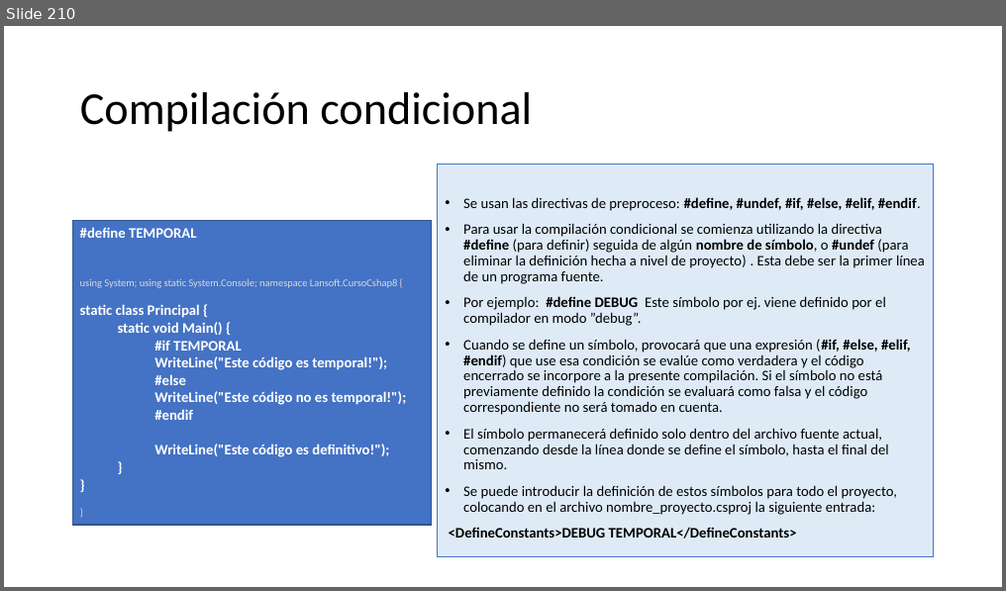
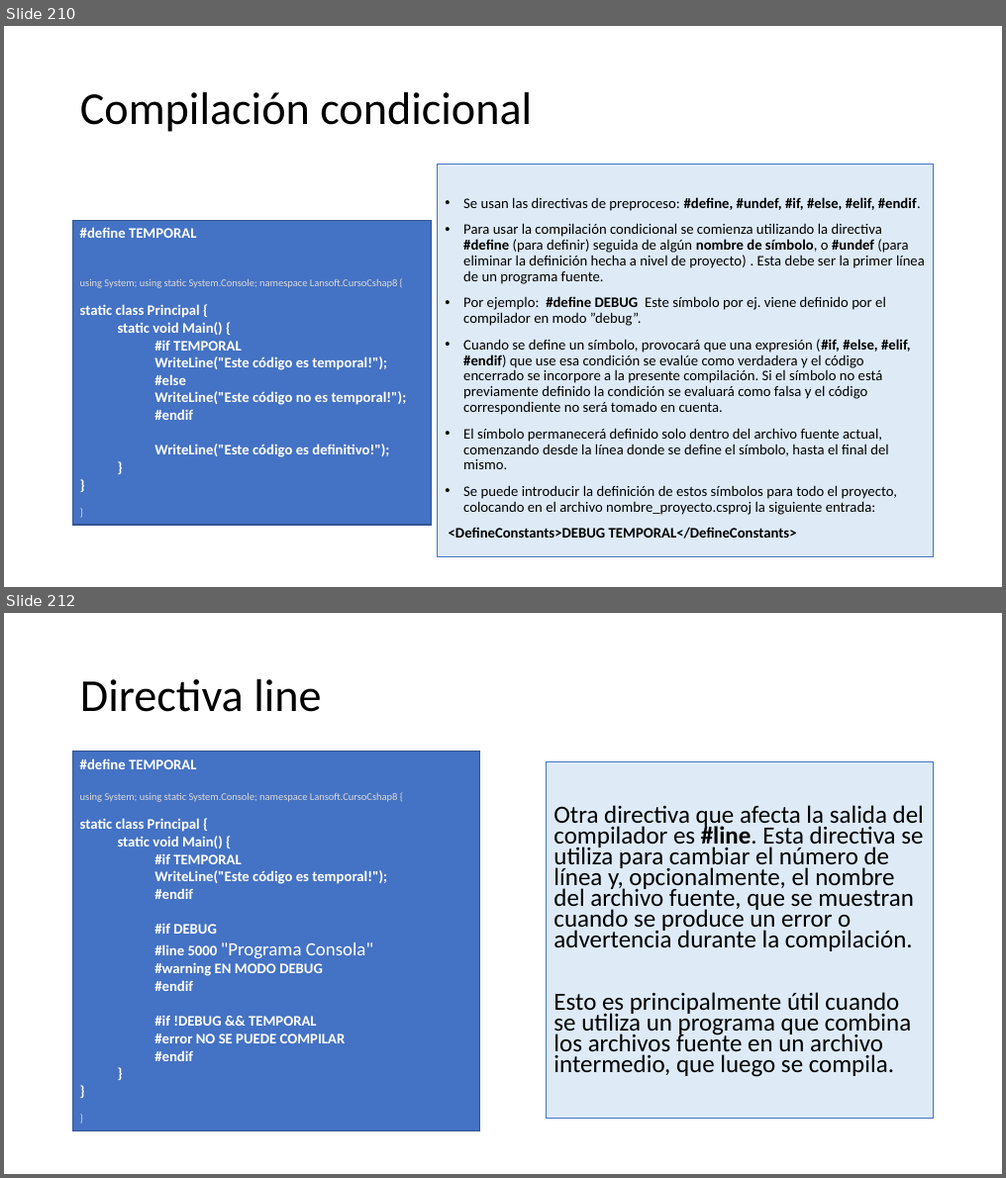
Before and after one commit to AlbertOsinaga/CursoCSharp__8, a slide deck: CSharpQuickReferencia.pptx. Shown one above the other, each under a label of ours: slide 210 before the commit, slides 210 and 212 after it; the slides between them are not shown. The pictures are 1006x591 and 1006x1178 pixels, drawn with LibreOffice and Linux fonts; fonts in the diff are those of the drawing. Boxes give left, top, right and bottom in pixels: in the first picture for what was removed or moved away, otherwise in the second. Text is boxed around its words. In the diff, an @@ line names an element or a change of style, - is before the commit and + after.

```diff
--- a/CSharpQuickReferencia.pptx
+++ b/CSharpQuickReferencia.pptx
@@ slide 212 added at (4,613,1002,1174), background #FFFFFF @@
@@ title added at (80,679,321,712), 44 pt, text #000000 @@
+Directiva line
@@ rectangle added at (73,752,480,1132), fill #4472C4, outline #325491 1 pt, 14 pt, text #FFFFFF, bold @@
+#define TEMPORAL
+using System; using static System.Console; namespace Lansoft.CursoCshap8 {
+static class Principal {
+  static void Main() {
+    #if TEMPORAL
+    WriteLine("Este código es temporal!");
+    #endif
+    #if DEBUG
+    #line 5000 "Programa Consola"
+    #warning EN MODO DEBUG
+    #endif
+    #if !DEBUG && TEMPORAL
+    #error NO SE PUEDE COMPILAR
+    #endif
+  }
+}
+}
@@ text added at (547,762,934,1119), fill #DEEBF7, outline #4472C4 0.75 pt, 23.8 pt, text #000000 @@
+Otra directiva que afecta la salida del compilador es #line. Esta directiva se utiliza para cambiar el número de línea y, opcionalmente, el nombre del archivo fuente, que se muestran cuando se produce un error o advertencia durante la compilación.
+Esto es principalmente útil cuando se utiliza un programa que combina los archivos fuente en un archivo intermedio, que luego se compila.
```
Also in this commit, not shown: 12 other slides added.
